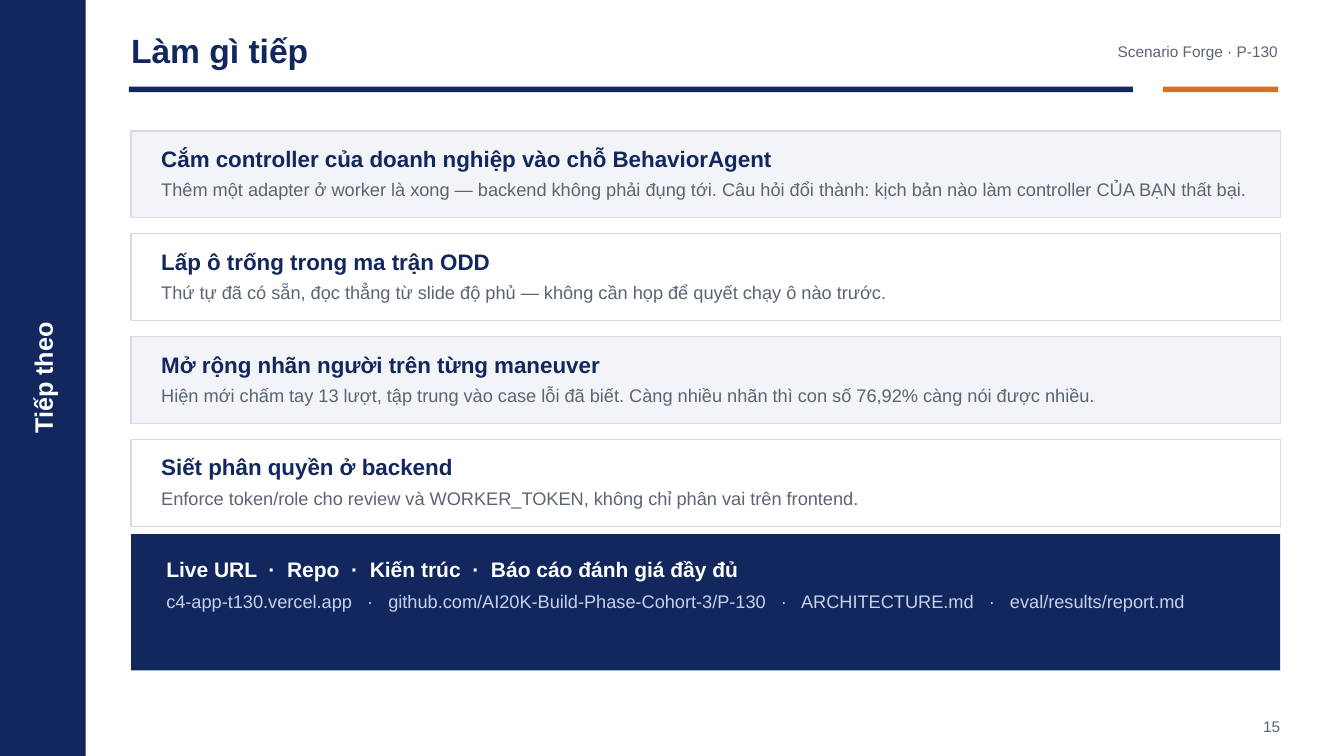
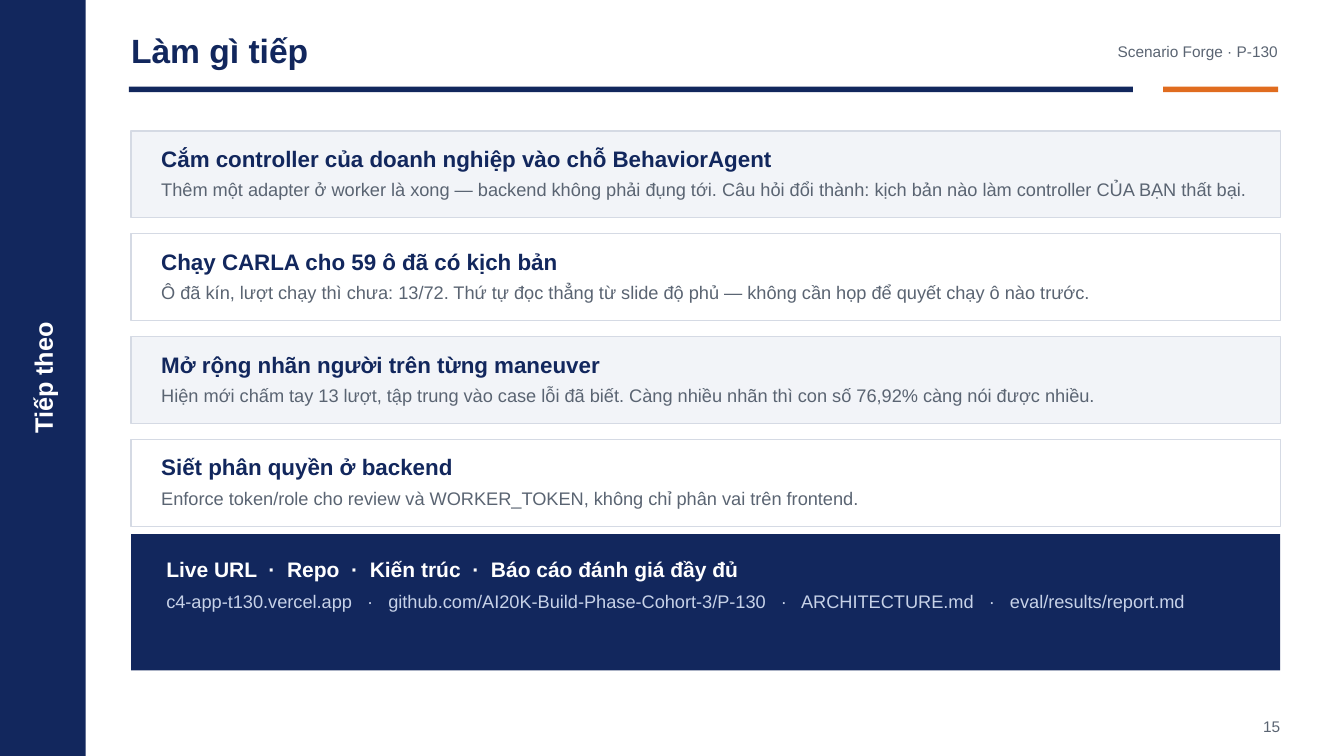
Before and after one commit to Menakanchi/nextjs-boilerplate, a slide deck: slide 15 of presentation/pitch_deck.pptx. Drawn at 1344x756 pixels with LibreOffice and Linux fonts; fonts in the diff are those of the drawing. Boxes give left, top, right and bottom in pixels: in the first picture for what was removed or moved away, otherwise in the second. Text is boxed around its words. In the diff, an @@ line names an element or a change of style, - is before the commit and + after.

```diff
--- a/presentation/pitch_deck.pptx
+++ b/presentation/pitch_deck.pptx
@@ text at (161,253,1089,303): text changed @@
-Lấp ô trống trong ma trận ODD
-Thứ tự đã có sẵn, đọc thẳng từ slide độ phủ — không cần họp để quyết chạy ô nào trước.
+Chạy CARLA cho 59 ô đã có kịch bản
+Ô đã kín, lượt chạy thì chưa: 13/72. Thứ tự đọc thẳng từ slide độ phủ — không cần họp để quyết chạy ô nào trước.
```
Also in this commit, not shown: 4 other slides changed, 2 other files.
